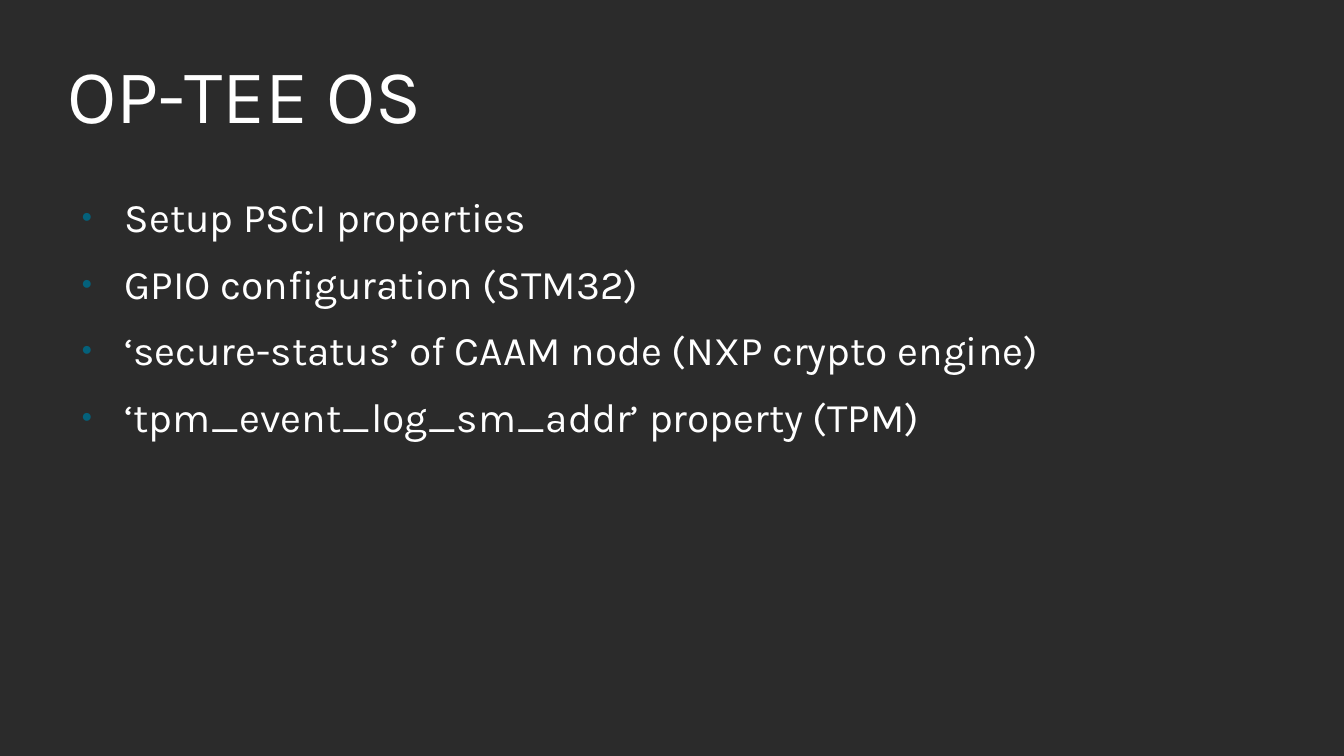
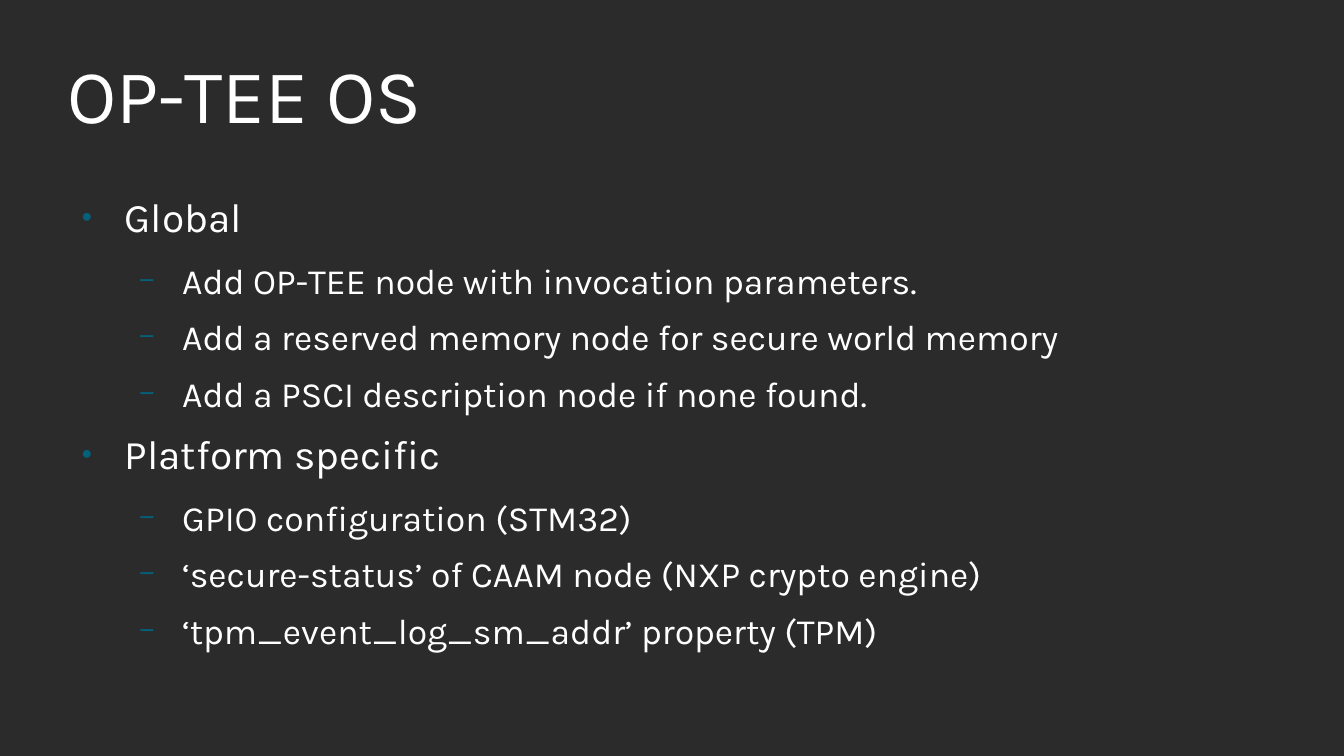
Before and after one commit to xypron/dte, a slide deck: slide 8 of Device Tree Lifetime.odp. Drawn at 1344x756 pixels with LibreOffice and Linux fonts; fonts in the diff are those of the drawing; background and template pictures are left out; a plain dark background stands for a picture behind light text. Boxes give left, top, right and bottom in pixels: in the first picture for what was removed or moved away, otherwise in the second. Text is boxed around its words. In the diff, an @@ line names an element or a change of style, - is before the commit and + after.

```diff
--- a/Device Tree Lifetime.odp
+++ b/Device Tree Lifetime.odp
@@ text at (x1=125, y1=204, x2=1059, y2=479): text changed; size 24 to 21 pt @@
-● Setup PSCI properties
+● Global
+  − Add OP-TEE node with invocation parameters.
+  − Add a reserved memory node for secure world memory
+  − Add a PSCI description node if none found.
+● Platform specific
@@ text at (x1=182, y1=505, x2=981, y2=653): size 24 to 21 pt in "GPIO configuration (STM32)", "‘secure-status’ of CAAM node (NXP crypto engine)", "‘tpm_event_log_sm_addr’ property (TPM)"; bullet ● to −; list level 1 to 2 in "GPIO configuration (STM32)"; list level 1 to 2 in "‘secure-status’ of CAAM node (NXP ..."; list level 1 to 2 in "‘tpm_event_log_sm_addr’ property (TPM)" @@
```
Also in this commit, not shown: 1 other slide changed, 2 slides added, 1 slide removed, 5 other files.
